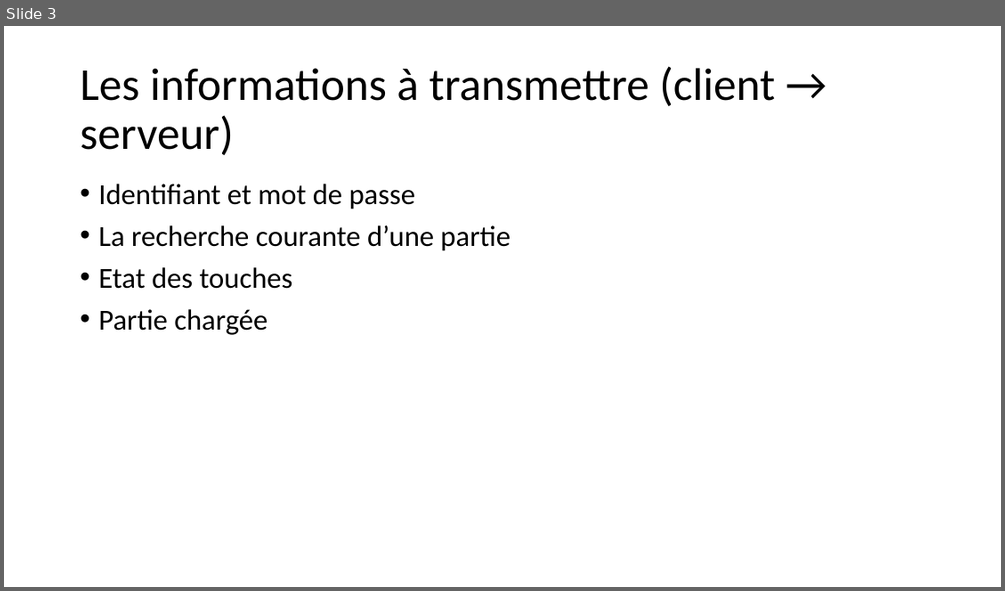
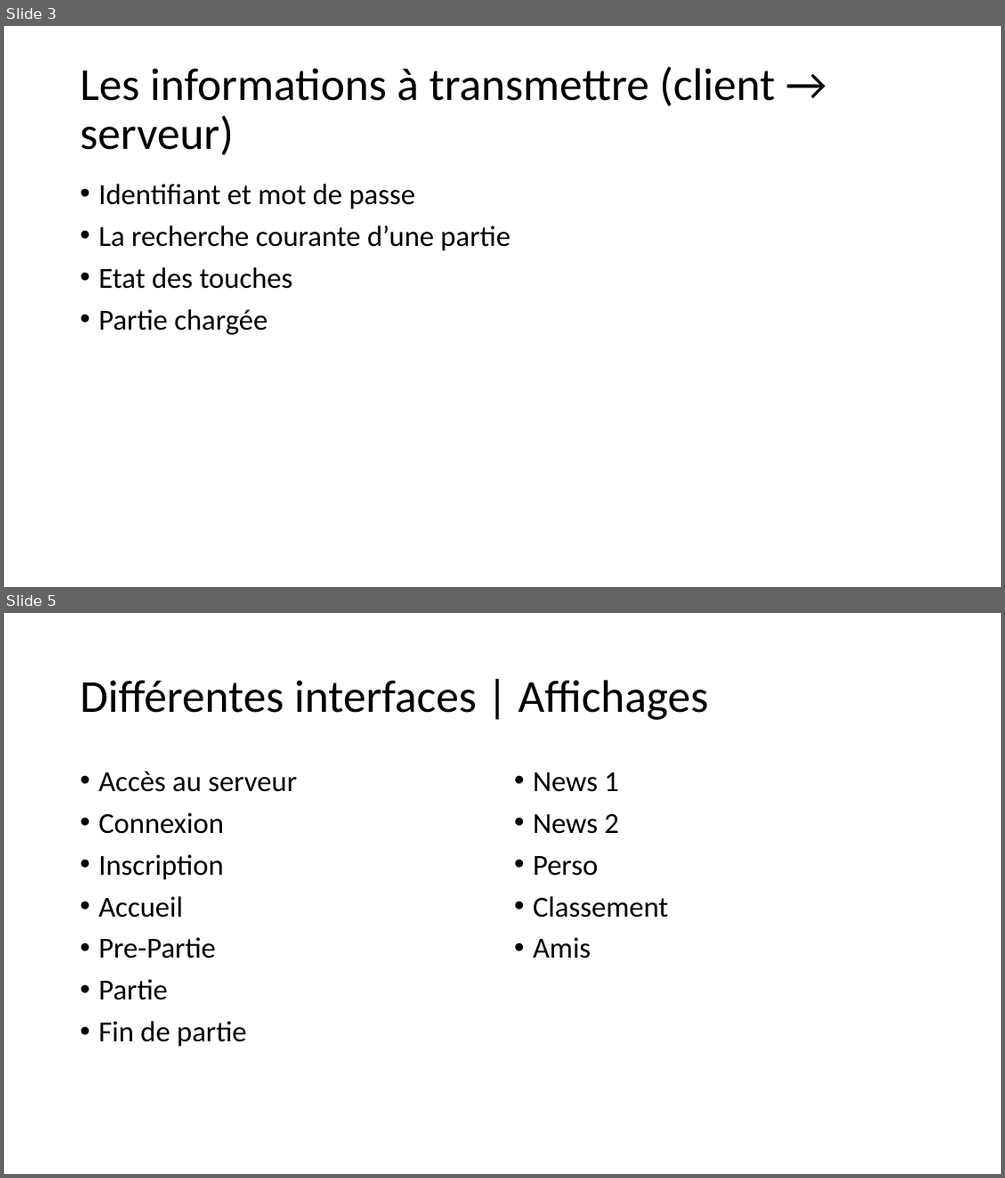
Before and after one commit to TheHiddenCodders/KangarooFighter, a slide deck: Recherches/Les paquets.pptx. Shown one above the other, each under a label of ours: slide 3 before the commit, slides 3 and 5 after it; the slides between them are not shown. The pictures are 1005x591 and 1005x1178 pixels, drawn with LibreOffice and Linux fonts; fonts in the diff are those of the drawing. Boxes give left, top, right and bottom in pixels: in the first picture for what was removed or moved away, otherwise in the second. Text is boxed around its words. In the diff, an @@ line names an element or a change of style, - is before the commit and + after.

```diff
--- a/Recherches/Les paquets.pptx
+++ b/Recherches/Les paquets.pptx
@@ slide 5 added at <box>4,613,1001,1174</box>, background #FFFFFF @@
@@ title added at <box>80,680,709,720</box>, 44 pt, text #000000 @@
+Différentes interfaces | Affichages
@@ text added at <box>98,771,297,1046</box>, 28 pt, text #000000 @@
+• Accès au serveur
+• Connexion
+• Inscription
+• Accueil
+• Pre-Partie
+• Partie
+• Fin de partie
@@ text added at <box>533,772,668,958</box>, 28 pt, text #000000 @@
+• News 1
+• News 2
+• Perso
+• Classement
+• Amis
```
Also in this commit, not shown: 1 slide changed, 5 other slides added, 42 other files.
